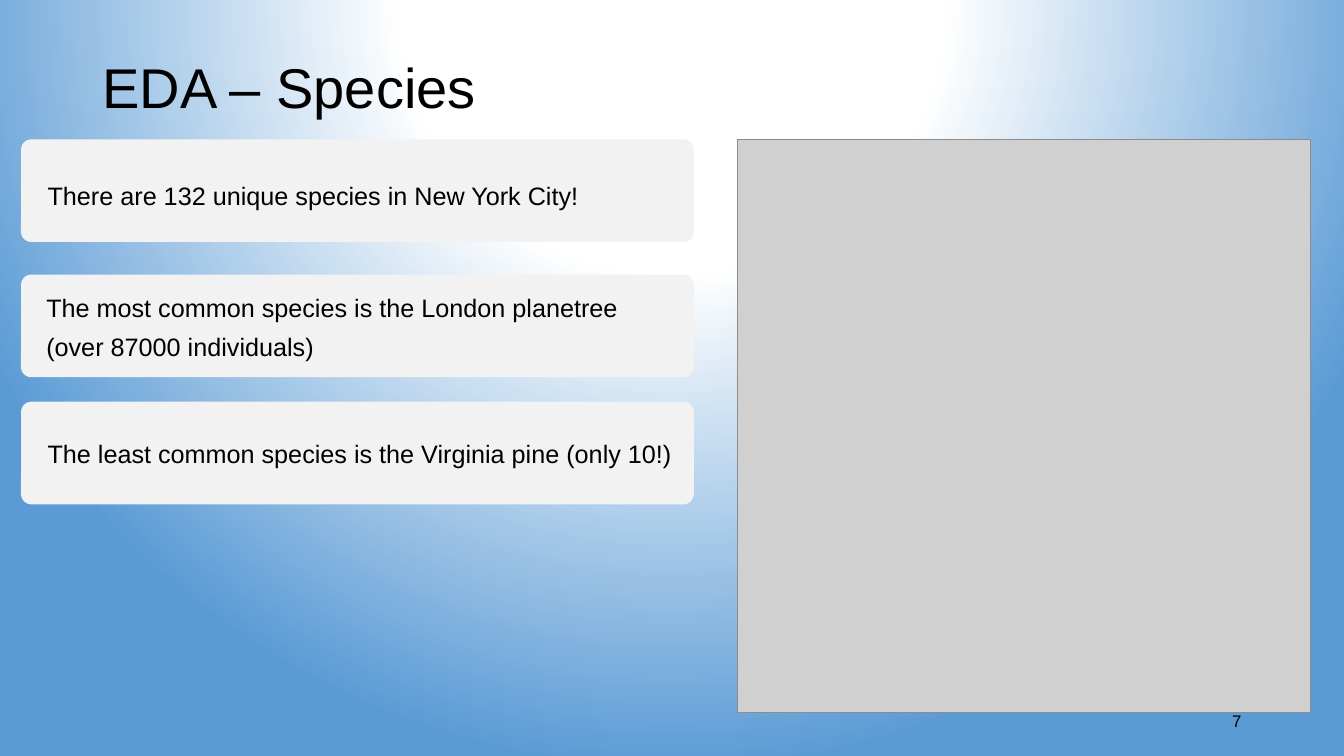
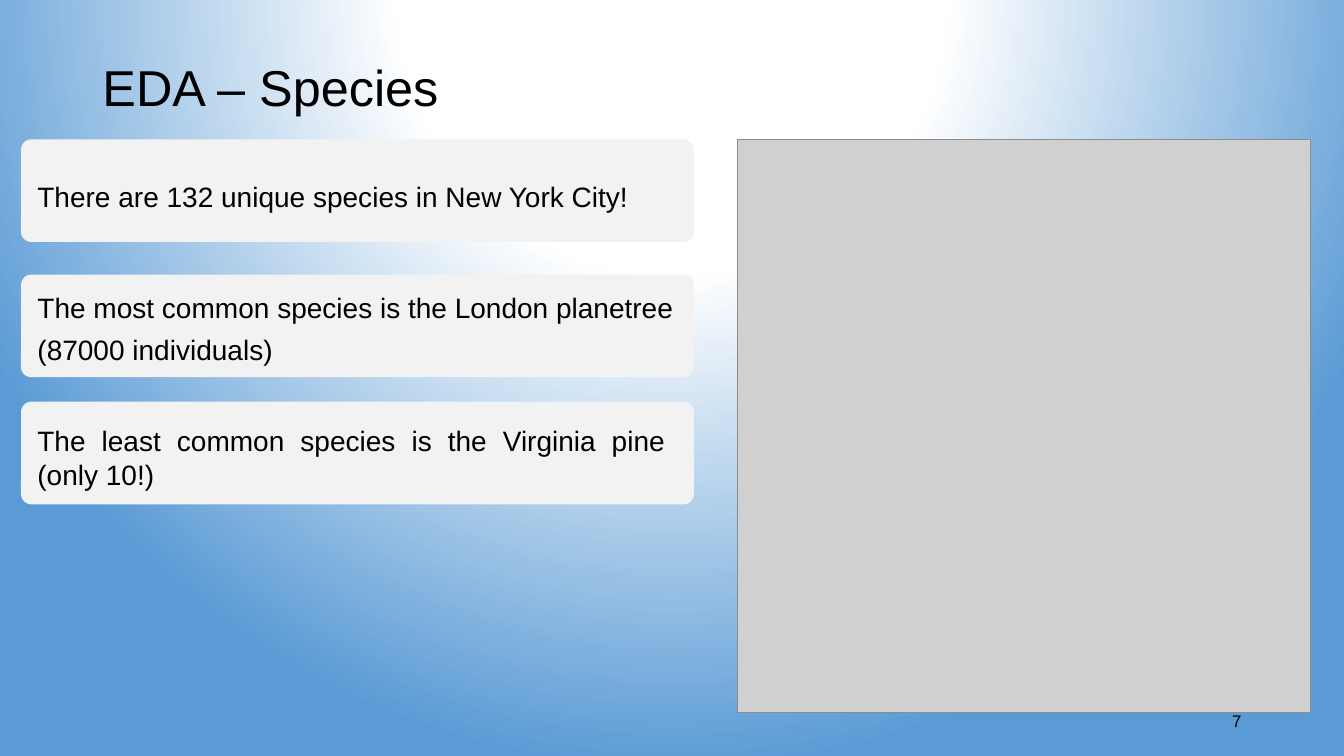
Before and after one commit to aspds18/Springboard_capstone1, a slide deck: slide 7 of Capstone1_presentation.pptx. Drawn at 1344x756 pixels with LibreOffice and Linux fonts; fonts in the diff are those of the drawing; grey boxes stand for pictures. Boxes give left, top, right and bottom in pixels: in the first picture for what was removed or moved away, otherwise in the second. Text is boxed around its words. In the diff, an @@ line names an element or a change of style, - is before the commit and + after.

```diff
--- a/Capstone1_presentation.pptx
+++ b/Capstone1_presentation.pptx
@@ title "EDA – Species" at bbox=[102, 69, 438, 116]: size 40 to 36 pt @@
@@ text "There are 132 unique species ...": place and size @@
-text "There are 132 unique species ..." at bbox=[48, 186, 578, 211]
+text "There are 132 unique species ..." at bbox=[37, 186, 628, 212]
@@ text "There are 132 unique species ..." at bbox=[37, 186, 628, 212]: size 18 to 20 pt @@
@@ text "The most common species is ...": place and size @@
-text "The most common species is ..." at bbox=[46, 298, 617, 361]
+text "The most common species is ..." at bbox=[37, 297, 673, 365]
@@ text at bbox=[37, 297, 673, 323]: size 18 to 20 pt in "The most common species is the London ..." @@
@@ text at bbox=[37, 339, 272, 365]: text changed; size 18 to 20 pt @@
-(over 87000 individuals)
+(87000 individuals)
@@ text "The least common species is ...": place and size @@
-text "The least common species is ..." at bbox=[48, 444, 671, 469]
+text "The least common species is ..." at bbox=[37, 430, 665, 490]
@@ text "The least common species is ..." at bbox=[37, 430, 665, 490]: size 18 to 20 pt; alignment left to justified; line spacing 1.5 to 1 @@
```
Also in this commit, not shown: 14 other slides changed, 7 slides added.
